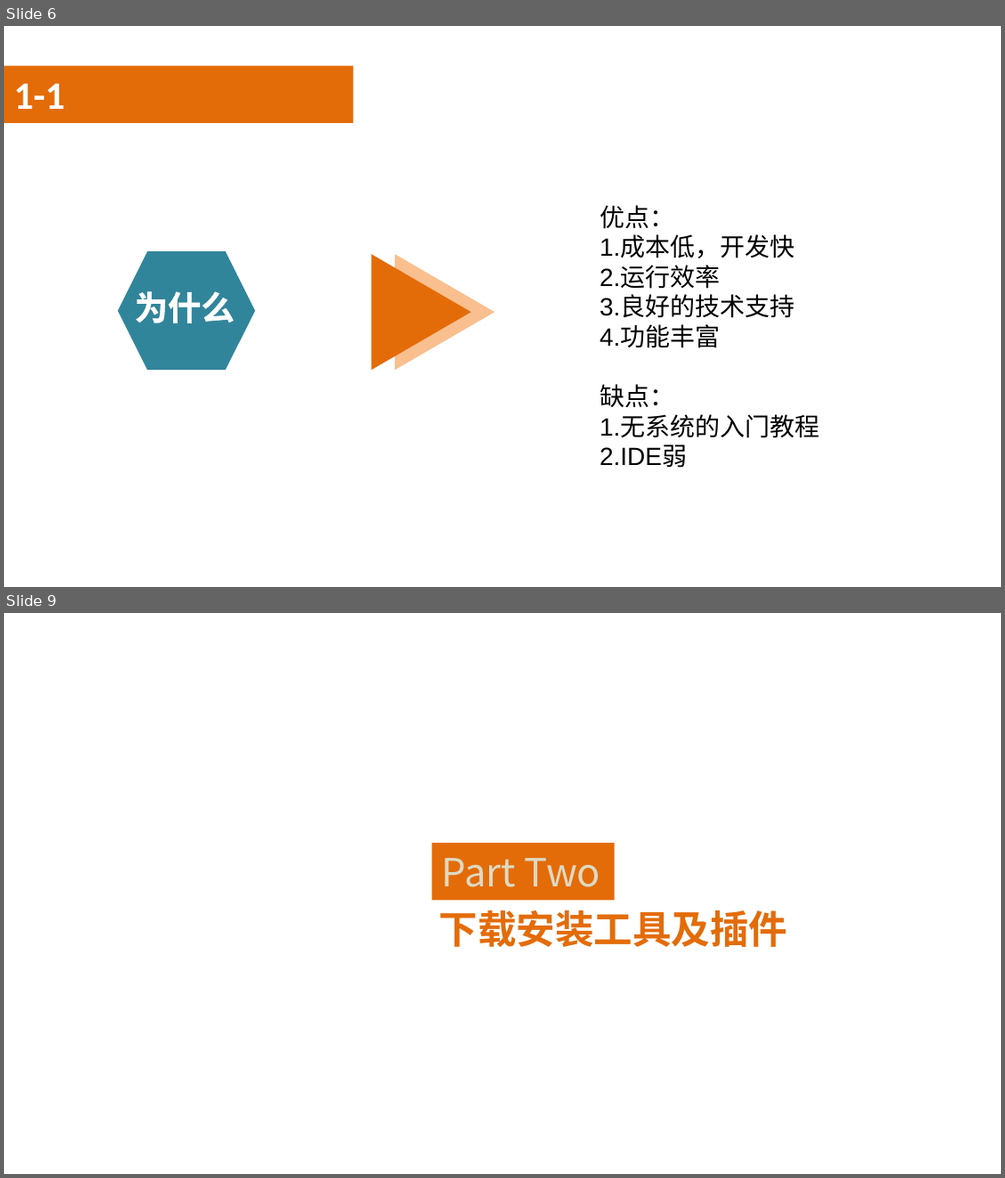
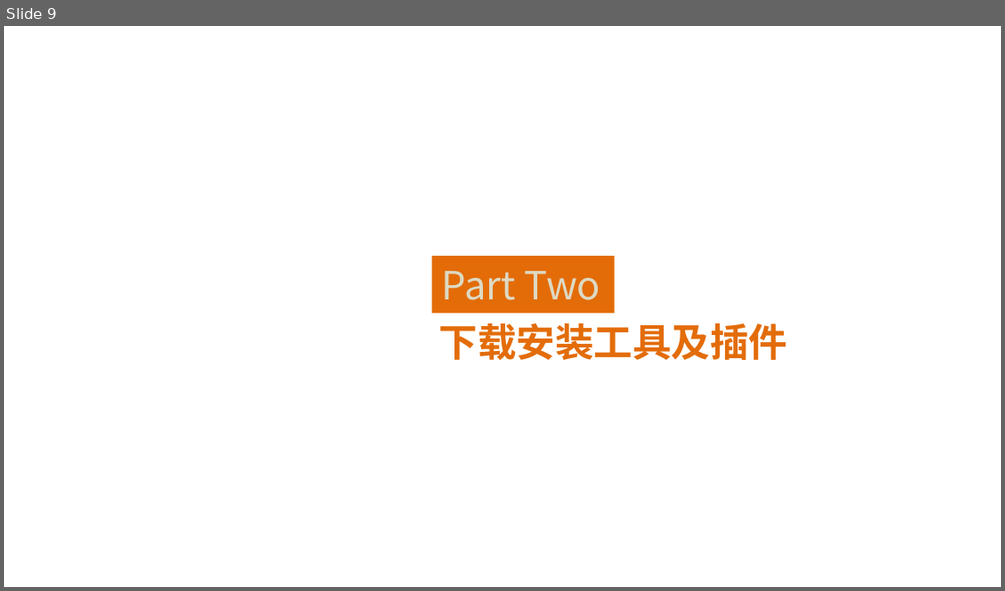
Before and after one commit to guhongyan/APICloud, a slide deck: 前言/前言.pptx. Shown one above the other, each under a label of ours: slides 6 and 9 before the commit, slide 9 after it; the slides between them are not shown. The pictures are 1005x1178 and 1005x591 pixels, drawn with LibreOffice and Linux fonts; fonts in the diff are those of the drawing; background and template pictures are left out. Boxes give left, top, right and bottom in pixels: in the first picture for what was removed or moved away, otherwise in the second. Text is boxed around its words. In the diff, an @@ line names an element or a change of style, - is before the commit and + after.

```diff
--- a/前言/前言.pptx
+++ b/前言/前言.pptx
@@ slide 6 removed at [4,26,1001,587], background picture (left out) @@
@@ rectangle removed at [4,66,353,123] @@
@@ rectangle removed at [4,95,1001,542] @@
@@ text removed at [14,83,65,109] @@
-1-1
@@ text removed at [599,205,819,467] @@
-优点：
-1.成本低，开发快
-2.运行效率
-3.良好的技术支持
-4.功能丰富
-缺点：
-1.无系统的入门教程
-2.IDE弱
@@ hexagon removed at [118,251,255,370] @@
@@ triangle removed at [372,254,471,370] @@
@@ triangle removed at [395,254,494,370] @@
@@ text removed at [135,291,235,323] @@
-为什么
```
Also in this commit, not shown: 5 slides changed, 4 slides added, 3 other slides removed, 1 other file.
